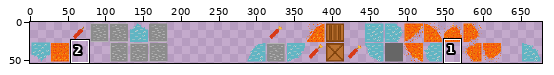
File history of a sprite sheet, client/core/assets/textures/bomberman.png. The first picture is a wide view before the edit; the outline marks the close-up.
Close-up. Before:
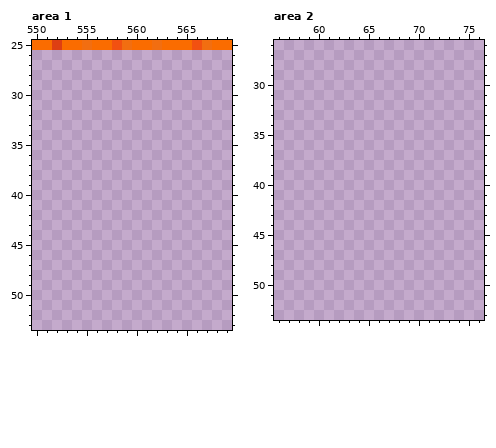
The file is 444x54 pixels. Pixels under 10% opacity are left out. Colours within 5 levels of each other are drawn and written as one. Shown: area 1: x 550..569, y 25..53; area 2: x 56..76, y 26..53. The old version is drawn lined up with the new one. The commit also changed other parts of the picture, which this record leaves out.
New version:
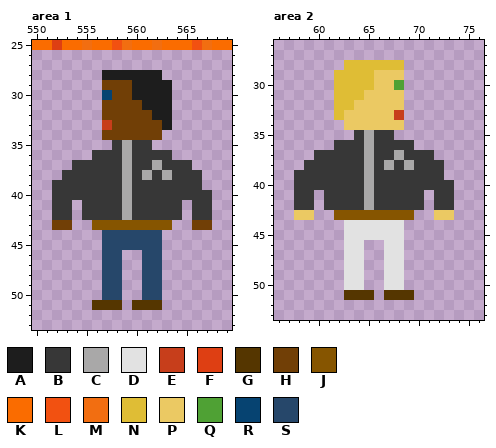
Palette (. is transparent): A #1d1d1d  B #373737  C #a9a8a8  D #e2e2e2  E #c73e1b  F #de3f13  G #553600  H #713f06  J #865500  K #fa6c00  L #f25111  M #f26e11  N #dfbd35  P #ebc963  Q #4fa134  R #064371  S #26476a
Changes in this commit:
canvas 444x54 -> 678x54; drawings rearranged on the sheet (the old picture shows each at its new place)
Area 1:
Colour A is added in row 28 at x 557 to 562; in rows 29 to 30 at x 560 to 563; in row 31 at x 561 to 563; in row 32 at x 562 to 563; in row 33 at x 563.
Colour B is added in row 35 at x 558 and 560 to 561; in row 36 at x 556 to 558 and 560 to 563; in row 37 at x 554 to 558, 560 to 561 and 563 to 565; in row 38 at x 553 to 558, 560, 562 and 564 to 566; in row 39 at x 552 to 558 and 560 to 566; in row 40 at x 552 to 558 and 560 to 567.
Colour B is added in rows 41 to 42 at x 552 to 553, 555 to 558, 560 to 564 and 566 to 567.
Colour C is added in rows 35 to 36 at x 559; in row 37 at x 559 and 562; in row 38 at x 559, 561 and 563; in rows 39 to 42 at x 559.
Colour E is added in row 33 at x 557.
Colour G is added in row 51 at x 556 to 558 and 560 to 562.
Colour H is added in row 29 at x 557 to 559; in row 30 at x 558 to 559; in row 31 at x 557 to 560; in row 32 at x 557 to 561; in row 33 at x 558 to 562; in row 34 at x 557 to 562.
Colour H is added in row 43 at x 552 to 553 and 566 to 567.
Colour J is added in row 43 at x 556 to 563.
Colour R is added in row 30 at x 557.
Colour S is added in rows 44 to 45 at x 557 to 562; in rows 46 to 50 at x 557 to 558 and 561 to 562.
Area 2:
Colour B is added in row 35 at x 64 and 66 to 67; in row 36 at x 62 to 64 and 66 to 69; in row 37 at x 60 to 64, 66 to 67 and 69 to 71; in row 38 at x 59 to 64, 66, 68 and 70 to 72; in row 39 at x 58 to 64 and 66 to 72; in row 40 at x 58 to 64 and 66 to 73.
Colour B is added in rows 41 to 42 at x 58 to 59, 61 to 64, 66 to 70 and 72 to 73.
Colour C is added in rows 35 to 36 at x 65; in row 37 at x 65 and 68; in row 38 at x 65, 67 and 69; in rows 39 to 42 at x 65.
Colour D is added in rows 44 to 45 at x 63 to 68; in rows 46 to 50 at x 63 to 64 and 67 to 68.
Colour E is added in row 33 at x 68.
Colour G is added in row 51 at x 63 to 65 and 67 to 69.
Colour J is added in row 43 at x 62 to 69.
Colour N is added in row 28 at x 63 to 68; in rows 29 to 30 at x 62 to 65; in row 31 at x 62 to 64; in row 32 at x 62 to 63; in row 33 at x 62.
Colour P is added in row 29 at x 66 to 68; in row 30 at x 66 to 67; in row 31 at x 65 to 68; in row 32 at x 64 to 68; in row 33 at x 63 to 67; in row 34 at x 63 to 68.
Colour P is added in row 43 at x 58 to 59 and 72 to 73.
Colour Q is added in row 30 at x 68.
Boxes around the changes in both close-ups, in picture pixels (x1, y1, x2, y2):
added: (52, 70, 212, 310)
added: (294, 60, 454, 300)
